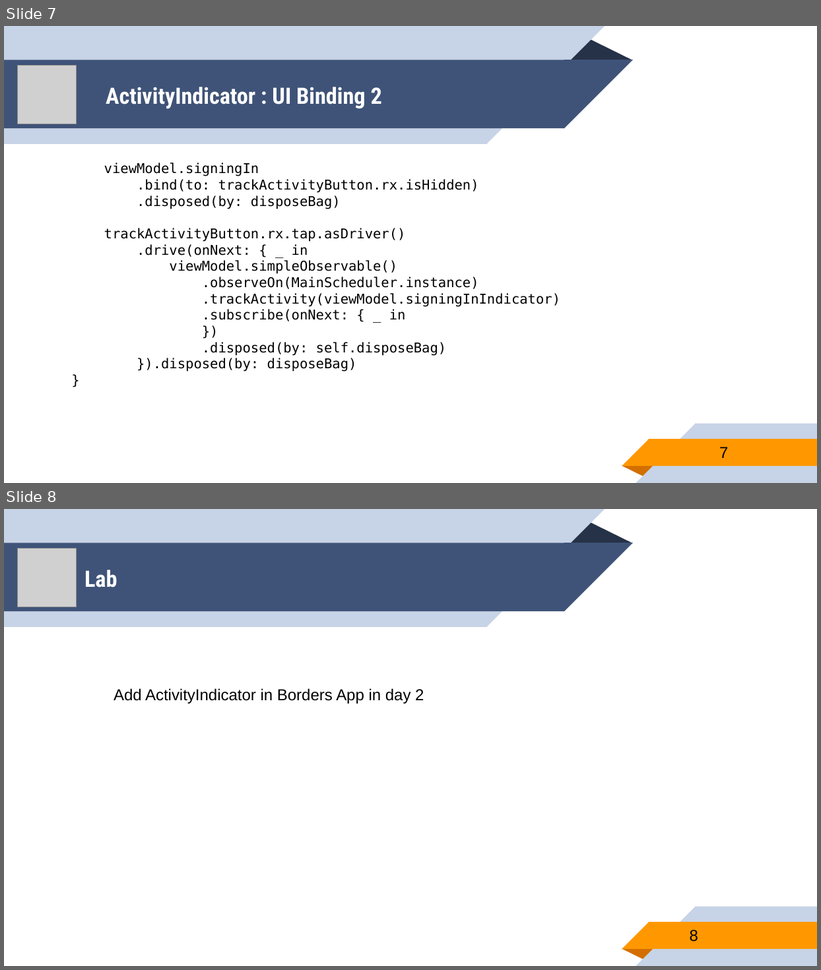
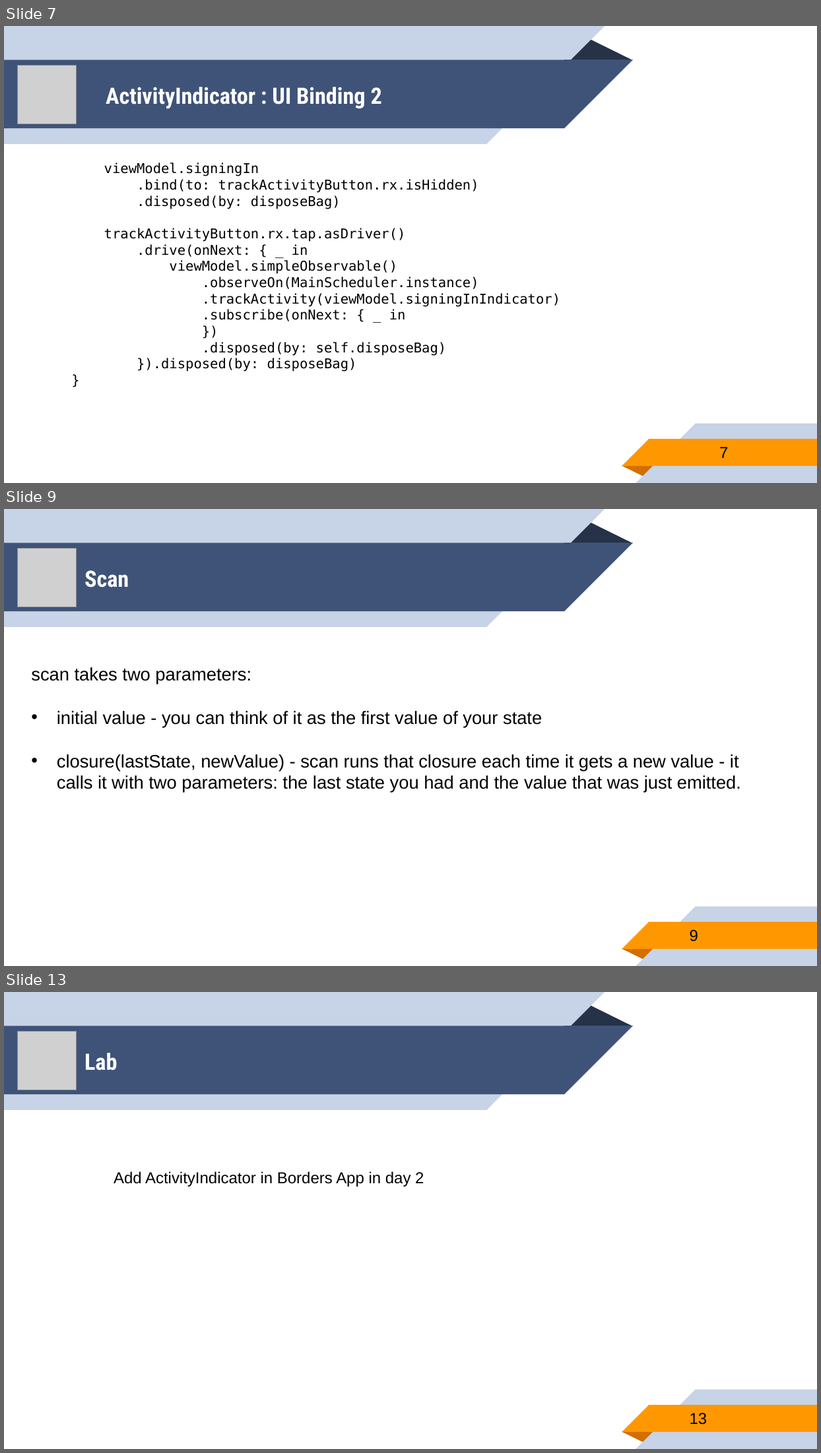
Before and after one commit to younghwankim/RxSwiftClass, a slide deck: AdvancedRxSwift/day3/AdvancedRxSwift3.pptx. Shown one above the other, each under a label of ours: slides 7 and 8 before the commit, slides 7, 9 and 13 after it; the slides between them are not shown. The pictures are 821x970 and 821x1453 pixels, drawn with LibreOffice and Linux fonts; fonts in the diff are those of the drawing; grey boxes stand for pictures. Boxes give left, top, right and bottom in pixels: in the first picture for what was removed or moved away, otherwise in the second. Text is boxed around its words. In the diff, an @@ line names an element or a change of style, - is before the commit and + after.

Commit message:
Advanced RxSwift Day3 - add scan operator

```diff
--- a/AdvancedRxSwift/day3/AdvancedRxSwift3.pptx
+++ b/AdvancedRxSwift/day3/AdvancedRxSwift3.pptx
@@ slide 9 added at (4,509,817,966), background #FFFFFF; not listed: 10 template elements that a slide beside it also shows @@
@@ picture added at (18,548,77,607) @@
@@ title added at (85,570,129,588), 20 pt, text #FFFFFF, bold @@
+Scan
@@ text added at (31,667,741,793), 16 pt, text #000000 @@
+scan takes two parameters:
+• initial value - you can think of it as the first value of your state
+• closure(lastState, newValue) - scan runs that closure each time it gets a new value - it calls it with two parameters: the last state you had and the value that was just emitted.
@@ page number added at (690,930,698,942), 14 pt, text #000000 @@
+9
@@ what was slide 8 is now slide 13 @@
@@ page number at (690,1413,708,1425): text changed @@
-8
+13
```
Also in this commit, not shown: 1 slide changed, 4 other slides added, 22 other files.
